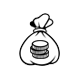
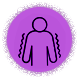
Revision of a layered 80 × 80 image; what changed, layer by layer:
showed "Curse filter" over <box>2,2,77,77</box>
added layer "tremors" in group "Curses" over <box>14,13,66,69</box>
hid "Bounty" over <box>19,13,60,66</box>
